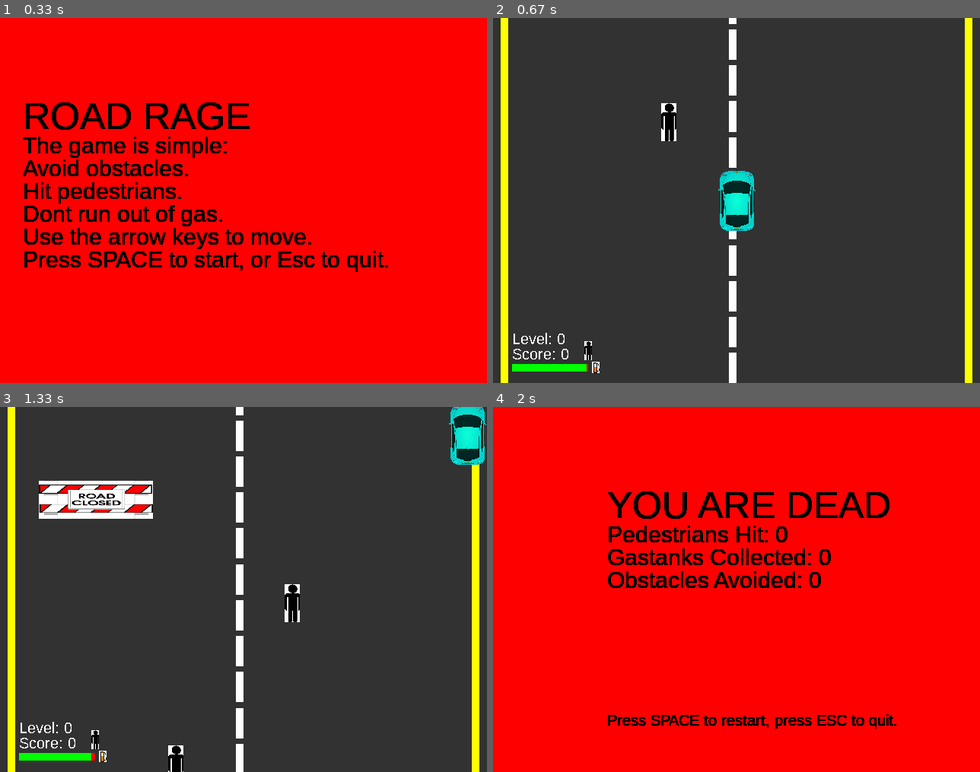
Above: before the commit, frames 1-4 (two rows, left to right).
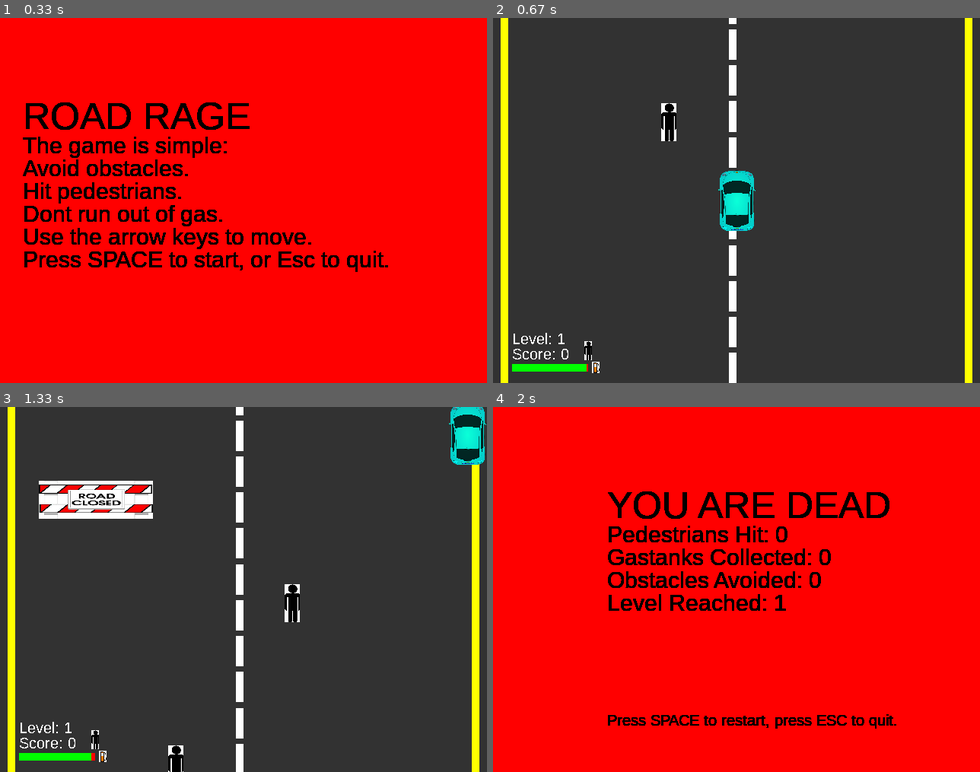
Above: after the commit, the same moments.

Repository: sd18spring/InteractiveProgramming
Game: pygame game, started from game.py
Two runs of this game, one before a commit and one after it. Both use one fixed random seed, a clock stepped at 60 frames per second and the inputs below.
Inputs:
- Up to frame 1 (0.33 s): no input
- Up to frame 2 (0.67 s): tap Space at 0.33 s
- Up to frame 3 (1.33 s): hold Right 0.67-1.13 s; hold Up from 1.17 s (still down)
- Up to frame 4 (2 s): release Up at 1.47 s

Frame 1 is identical in both runs. In frame 2, less than 0.1% of the frame differs, in the area x 13-15%, y 86-90%; in frame 3, less than 0.1%; in frame 4, 0.6%, in the area x 23-61%, y 51-56%.

Commit message:
more levels

Diff:
--- a/game.py
+++ b/game.py
@@ -170,7 +170,7 @@
         self.vy = 0.0
         self.gas_collected = 0
         self.obstacles_avoided = 0
-        self.level = 0
+        self.level = 1
 
     def update(self):
         if self.x < 1:
@@ -349,12 +349,15 @@
     msg_surf = msg_font.render('YOU ARE DEAD', True, (0,0,0))
     #instructions
     stat_font = pygame.font.SysFont('Arial', 30)
+
     stat_surf1 = stat_font.render('Pedestrians Hit: '+str(model.player.score),
                                    True, (0,0,0))
     stat_surf2 = stat_font.render('Gastanks Collected: '+str(model.player.gas_collected),
                                    True, (0,0,0))
     stat_surf3 = stat_font.render('Obstacles Avoided: '+str(model.player.obstacles_avoided),
                                    True, (0,0,0))
+    stat_surf4 = stat_font.render('Level Reached: '+str(model.player.level),
+                                   True, (0,0,0))
     #instructions
     instruction_font = pygame.font.SysFont('Arial', 20)
     instruction_surf = instruction_font.render('Press SPACE to restart, press ESC to quit.',
@@ -366,6 +369,7 @@
         screen.blit(stat_surf1, (150,150))
         screen.blit(stat_surf2, (150,180))
         screen.blit(stat_surf3, (150,210))
+        screen.blit(stat_surf4, (150,240))
         screen.blit(instruction_surf, (150,400))
         for event in pygame.event.get():
             if event.type == KEYDOWN:
